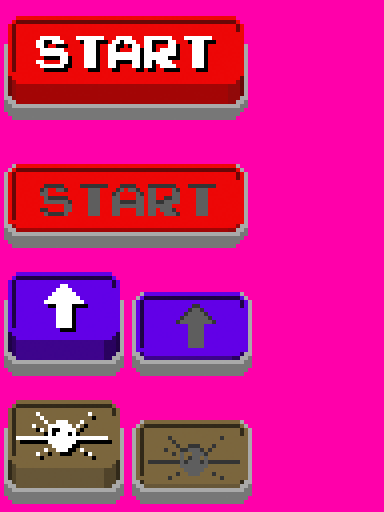
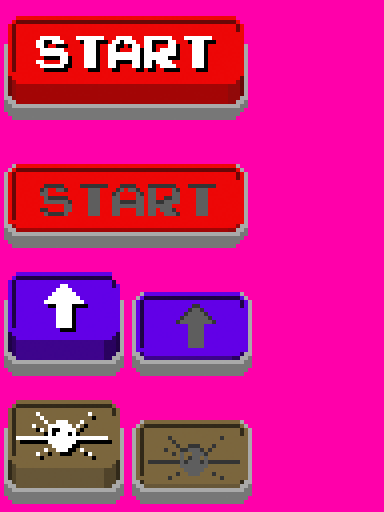
Layers edited between the first and the second 384×512 image:
removed layer "UpgradePressed" over [112, 276, 120, 284]
